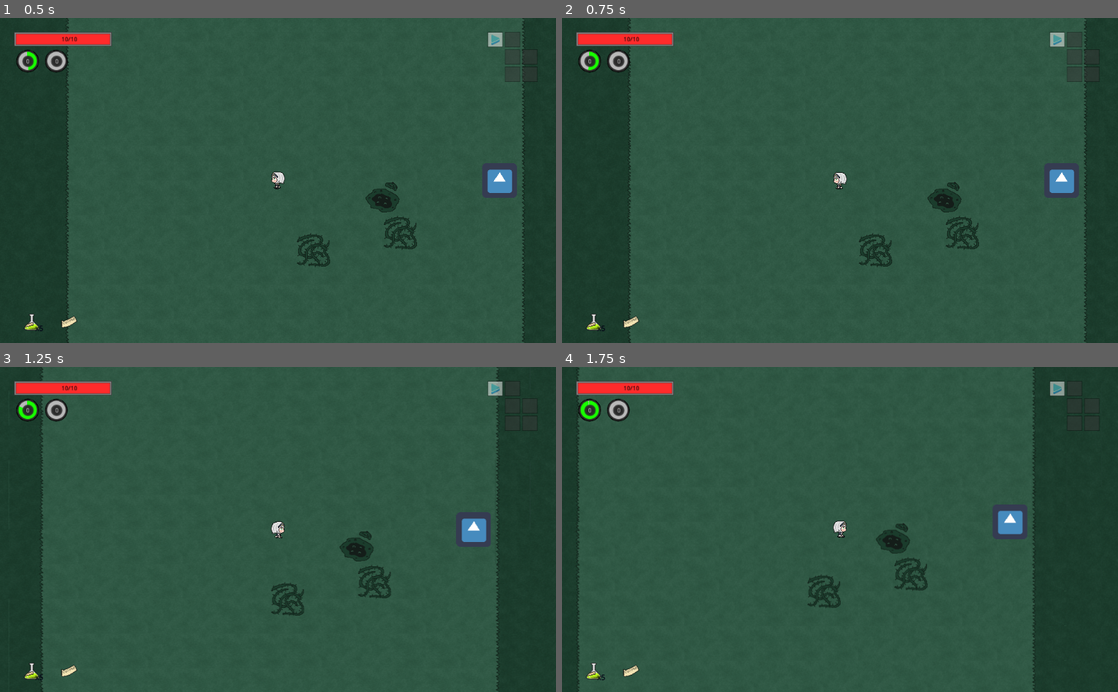
Above: before the commit, frames 1-4 (two rows, left to right).
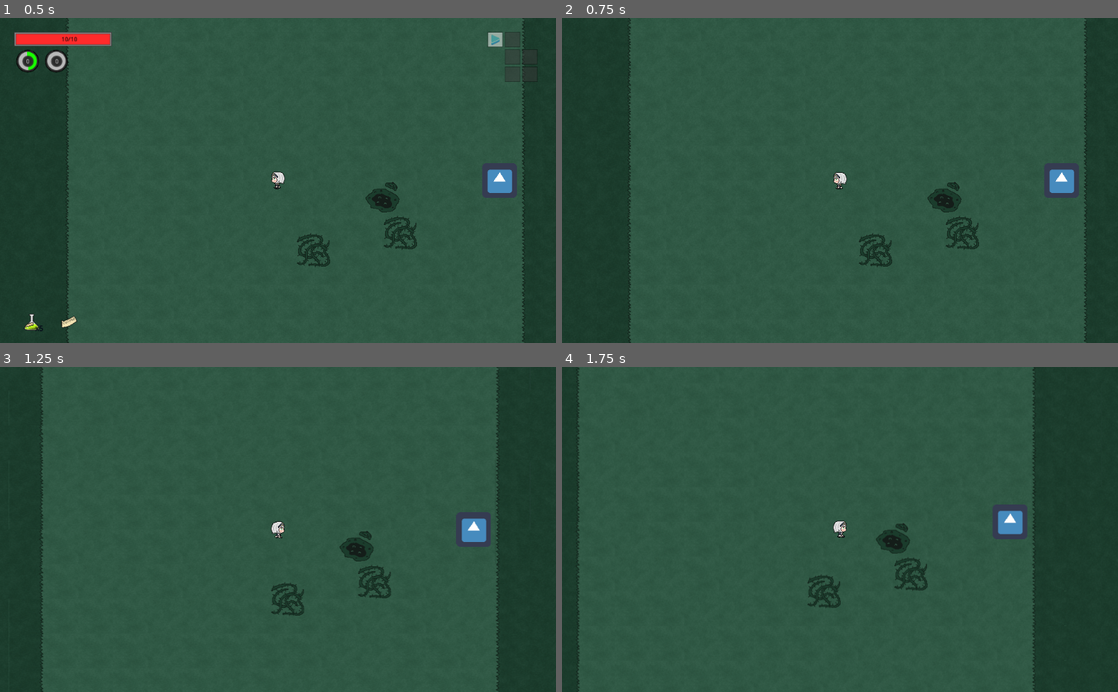
Above: after the commit, the same moments.

Repository: inazumaron/holo_world
Game: Godot game, scene res://levels/level_handler.tscn
The game is run twice, just before and just after one commit, with the same random seed, the same clock (stepped at 60 frames per second) and the same inputs. This scene is started directly instead of the project's main scene. The engine's default icon, where the game draws it, is replaced by a stand-in: a white triangle on a blue panel in a dark square.
Inputs (mouse positions are in pixels of both pictures, inside the frame that each line leads up to):
- Up to frame 1 (0.5 s): no input
- Up to frame 2 (0.75 s): tap Enter (ui_accept) at 0.5 s; move the mouse to (962, 164) at 0.52 s; press the mouse at (962, 164) at 0.53 s; hold Right (ui_right) from 0.53 s (still down)
- Up to frame 3 (1.25 s): keep holding Right (ui_right); tap Enter (ui_accept) at 0.77, 0.8, 1.07 s
- Up to frame 4 (1.75 s): move the mouse to (728, 545) at 1.27 s; release Right (ui_right) at 1.28 s; release the mouse at (728, 545) at 1.28 s; hold Down (ui_down) from 1.28 s (still down); tap Enter (ui_accept) at 1.35, 1.52 s; click (728, 545) at 1.55 s

Frame 1 is identical in both runs. In frame 2, 1.4% of the frame differs, in the area x 2-95%, y 4-97%; in frame 3, 1.4%; in frame 4, 1.4%, in the area x 2-91%, y 4-97%.

Commit message:
level up ui now sends blank buff to active character

Diff:
--- a/enemies/gy_zombie_basic.tscn
+++ b/enemies/gy_zombie_basic.tscn
@@ -22,6 +22,21 @@
 flags = 4
 atlas = ExtResource( 1 )
 region = Rect2( 96, 0, 32, 32 )
+
+[sub_resource type="AtlasTexture" id=5]
+flags = 4
+atlas = ExtResource( 1 )
+region = Rect2( 0, 64, 32, 32 )
+
+[sub_resource type="AtlasTexture" id=6]
+flags = 4
+atlas = ExtResource( 1 )
+region = Rect2( 32, 64, 32, 32 )
+
+[sub_resource type="AtlasTexture" id=7]
+flags = 4
+atlas = ExtResource( 1 )
+region = Rect2( 64, 64, 32, 32 )
 
 [sub_resource type="AtlasTexture" id=8]
 flags = 4
@@ -103,26 +118,16 @@
 atlas = ExtResource( 1 )
 region = Rect2( 160, 32, 32, 32 )
 
-[sub_resource type="AtlasTexture" id=5]
-flags = 4
-atlas = ExtResource( 1 )
-region = Rect2( 0, 64, 32, 32 )
-
-[sub_resource type="AtlasTexture" id=6]
-flags = 4
-atlas = ExtResource( 1 )
-region = Rect2( 32, 64, 32, 32 )
-
-[sub_resource type="AtlasTexture" id=7]
-flags = 4
-atlas = ExtResource( 1 )
-region = Rect2( 64, 64, 32, 32 )
-
 [sub_resource type="SpriteFrames" id=24]
 animations = [ {
 "frames": [ SubResource( 1 ), SubResource( 2 ), SubResource( 3 ), SubResource( 4 ) ],
 "loop": true,
 "name": "idle",
+"speed": 5.0
+}, {
+"frames": [ SubResource( 5 ), SubResource( 6 ), SubResource( 7 ) ],
+"loop": true,
+"name": "damage",
 "speed": 5.0
 }, {
 "frames": [ SubResource( 8 ), SubResource( 9 ), SubResource( 10 ), SubResource( 11 ) ],
@@ -131,18 +136,13 @@
 "speed": 5.0
 }, {
 "frames": [ SubResource( 12 ), SubResource( 13 ), SubResource( 14 ), SubResource( 15 ), SubResource( 16 ), SubResource( 17 ) ],
-"loop": true,
+"loop": false,
 "name": "appear",
 "speed": 5.0
 }, {
 "frames": [ SubResource( 18 ), SubResource( 19 ), SubResource( 20 ), SubResource( 21 ), SubResource( 22 ), SubResource( 23 ) ],
 "loop": true,
 "name": "walk",
-"speed": 5.0
-}, {
-"frames": [ SubResource( 5 ), SubResource( 6 ), SubResource( 7 ) ],
-"loop": true,
-"name": "damage",
 "speed": 5.0
 } ]
 
--- a/levels/level_handler.gd
+++ b/levels/level_handler.gd
@@ -56,6 +56,7 @@
 var dialogue_playing = false
 var recruiting = false
 var recruit_obj
+var levelUp_UI = null
 
 func _ready():
 	char_base = GameHandler.get_char_path(GameHandler.main_char)
@@ -113,6 +114,23 @@
 		if !active_room.dialogue_playing:
 			unpause()
 			dialogue_playing = false
+
+	if levelUp_UI != null:
+		if levelUp_UI.skill_selected:
+			var temp_skill_data = levelUp_UI.selected_data
+			print("applying level up buff ",temp_skill_data)
+			BuffHandler.add_buff({"name": temp_skill_data["name"], "buffs":temp_skill_data["effects"]})
+			levelUp_UI.queue_free()
+			levelUp_UI = null
+			#return current camera to player
+			var temp = GameHandler.get_active_char()
+			if temp == character.CODE:
+				character.setCamera(true)
+			elif temp == char2.CODE:
+				char2.setCamera(true)
+			else:
+				char3.setCamera(true)
+			unpause()
 
 func generate_room():
 	active_room = room_base.instance()
@@ -323,12 +341,15 @@
 	active_room.pause()
 	if character.CODE == active_char:
 		character.ACTIVE = false
+		character.toggle_ui(false)
 	if char2 != null:
 		if char2.CODE == active_char:
 			char2.ACTIVE = false
+			char2.toggle_ui(false)
 	if char3 != null:
 		if char3.CODE == active_char:
 			char3.ACTIVE = false
+			char3.toggle_ui(false)
 	paused = true
 	ItemHandler.set_process(false)
 	print("paused")
@@ -338,12 +359,15 @@
 	active_room.unpause()
 	if character.CODE == active_char:
 		character.ACTIVE = true
+		character.toggle_ui(true)
 	if char2 != null:
 		if char2.CODE == active_char:
 			char2.ACTIVE = true
+			char2.toggle_ui(true)
 	if char3 != null:
 		if char3.CODE == active_char:
 			char3.ACTIVE = true
+			char3.toggle_ui(true)
 	paused = false
 	ItemHandler.set_process(true)
 	print("resumed")
@@ -438,8 +462,9 @@
 		return char3.SKILL_LIST
 
 func level_up_ui(code, level):
-	var levelUp_UI = level_up_base.instance()
+	levelUp_UI = level_up_base.instance()
 	levelUp_UI.code = code
+	#levelUp_UI.preloaded_textures = textures
 	levelUp_UI.curr_skills = get_char_skill_list(code)
 	levelUp_UI.level = level
 	pause()
--- a/obj/buff_handler.gd
+++ b/obj/buff_handler.gd
@@ -349,6 +349,7 @@
 
 #Add buff to main character, usually from item usage
 func add_buff(buff):
+	print("adding buff: ",buff)
 	#Get target character, will only add, effects will be applied with sec timer
 	for i in char_nodes:
 		if i["node"].CODE == GameHandler.get_active_char():
--- a/obj/data.gd
+++ b/obj/data.gd
@@ -82,6 +82,7 @@
 	var data = [] + get_data(code)
 	var req_list = []
 	var alt_list = []
+	var possible_skills = []
 	for skill in curr_skills:
 		req_list.append(skill["req"])
 		alt_list.append(skill["alt"])
@@ -102,15 +103,15 @@
 				if alt in alt_list:
 					alt_have = true
 					break
-		if !level_correct or !reqs_have or alt_have:
-			data.erase(skill)
-	if data.size() <= count:
-		return data
+		if level_correct and reqs_have and !alt_have:
+			possible_skills.append(skill)
+	if possible_skills.size() <= count:
+		return possible_skills
 	var temp_skill_list = {}
 	while(temp_skill_list.size() < count):
-		var i = randi()%data.size()
-		if !(data[i]["name"] in skill_list):
-			temp_skill_list[data[i]["name"]] = data[i]
+		var i = randi()%possible_skills.size()
+		if !(possible_skills[i]["name"] in skill_list):
+			temp_skill_list[possible_skills[i]["name"]] = possible_skills[i]
 	for skill in temp_skill_list:
 		skill_list.append(temp_skill_list[skill].duplicate())
 	return skill_list
--- a/obj/game_handler.gd
+++ b/obj/game_handler.gd
@@ -5,6 +5,10 @@
 	"130": preload("res://player/130_Flare.tscn"),
 	"132": preload("res://player/132_Noel.tscn"),
 	"133": preload("res://player/133_Pekora.tscn")
+}
+
+const skill_textures = {
+
 }
 
 #Character related data
@@ -22,7 +26,7 @@
 var co_char_2_stats = main_char_stats.duplicate(true)
 var co_char_2_level = {"EXP":0, "LVL":1}
 
-const xp_vals = [100, 150, 225, 325, 450, 575, 725, 900, 1100, 1350]
+const xp_vals = [5, 150, 225, 325, 450, 575, 725, 900, 1100, 1350]
 	#needed amount of xp to level up, index indicate current level + 1
 	#xp given by enemy scales with their costs, boss gives 100 + (level - 1) * 50
 
@@ -293,3 +297,28 @@
 
 func set_main_char(x):
 	main_char = x
+
+#==============================================  misc functions
+func get_all_files(path: String, file_ext := "", files := []):
+	var dir = Directory.new()
+
+	if dir.open(path) == OK:
+		dir.list_dir_begin(true, true)
+
+		var file_name = dir.get_next()
+
+		while file_name != "":
+			if dir.current_is_dir():
+				files = get_all_files(dir.get_current_dir().plus_file(file_name), file_ext, files)
+			else:
+				if file_ext and file_name.get_extension() != file_ext:
+					file_name = dir.get_next()
+					continue
+
+				files.append(file_name)
+
+			file_name = dir.get_next()
+	else:
+		print("An error occurred when trying to access %s." % path)
+
+	return files
--- a/obj/levelUp_UI.gd
+++ b/obj/levelUp_UI.gd
@@ -6,9 +6,12 @@
 var level
 var title = ""
 var desc = ""
-const bbHead = "<center><b>"
-const bbfoot = "</b></center>"
+const bbHead = ""
+const bbfoot = ""
+var preloaded_textures
 var selected = 0		#-1 - none selected, 0 - 1, 1 - 2, 3 - 3 selected
+var skill_selected = false
+var selected_data
 
 const sprite_locs = [	#Format is start vector, end vector x 3
 	Vector2(-271,-140), Vector2(-145,-10),
@@ -16,7 +19,9 @@
 	Vector2(137, -140), Vector2(265, -10)]
 
 func _ready():
+	z_index = 2
 	options = Database.get_random_skills(3,code, curr_skills, level)
+	#set_data()		- currently need to first preload textures, check bugs
 
 func _process(delta):
 	var posCheck = is_hovering()
@@ -24,6 +29,20 @@
 		title = options[posCheck]["name"]
 		desc = options[posCheck]["desc"]
 		set_text()
+
+	if Input.is_action_pressed("mouse_click"):
+		if posCheck == 0:
+			selected = 0
+			selected_data = options[0]
+			skill_selected = true
+		if posCheck == 1:
+			selected = 1
+			selected_data = options[1]
+			skill_selected = true
+		if posCheck == 2:
+			selected = 2
+			selected_data = options[2]
+			skill_selected = true
 
 func set_text():
 	$"Title Text".set_bbcode(bbHead + title + bbfoot)
@@ -37,11 +56,10 @@
 		if mouse.x > sprite_locs[i*2].x and mouse.x < sprite_locs[(i*2)+1].x:
 			return i
 
-func set_data(data):
-	options = data
-	$S1.texture = "res://resc/skills" + options[0]["name"] + ".png"
-	$S2.texture = "res://resc/skills" + options[1]["name"] + ".png"
-	$S3.texture = "res://resc/skills" + options[2]["name"] + ".png"
+func set_data():
+	$S1.texture = "res://resc/skills/" + options[0]["name"] + ".png"
+	$S2.texture = "res://resc/skills/" + options[1]["name"] + ".png"
+	$S3.texture = "res://resc/skills/" + options[2]["name"] + ".png"
 
 func setCamera(x):
 	$Camera2D.current = x
--- a/obj/levelUp_UI.tscn
+++ b/obj/levelUp_UI.tscn
@@ -1,9 +1,31 @@
-[gd_scene load_steps=5 format=2]
+[gd_scene load_steps=12 format=2]
 
 [ext_resource path="res://obj/levelUp_UI.gd" type="Script" id=1]
 [ext_resource path="res://resc/skills/Chain reaction.png" type="Texture" id=2]
 [ext_resource path="res://resc/skills/Arsonist.png" type="Texture" id=3]
 [ext_resource path="res://resc/skills/Bigger bombs.png" type="Texture" id=4]
+[ext_resource path="res://resc/arial.ttf" type="DynamicFontData" id=5]
+
+[sub_resource type="DynamicFont" id=1]
+size = 60
+font_data = ExtResource( 5 )
+
+[sub_resource type="Theme" id=2]
+default_font = SubResource( 1 )
+
+[sub_resource type="DynamicFont" id=3]
+size = 60
+font_data = ExtResource( 5 )
+
+[sub_resource type="DynamicFont" id=4]
+font_data = ExtResource( 5 )
+
+[sub_resource type="DynamicFont" id=5]
+size = 45
+font_data = ExtResource( 5 )
+
+[sub_resource type="Theme" id=6]
+default_font = SubResource( 5 )
 
 [node name="Node2D" type="Node2D"]
 scale = Vector2( 0.5, 0.5 )
@@ -26,12 +48,18 @@
 margin_top = 11.8962
 margin_right = 225.0
 margin_bottom = 110.896
+theme = SubResource( 2 )
+custom_fonts/mono_font = SubResource( 3 )
+custom_fonts/bold_italics_font = SubResource( 4 )
+bbcode_enabled = true
+scroll_active = false
 
 [node name="Desc Text" type="RichTextLabel" parent="."]
 margin_left = -445.0
 margin_top = 143.345
 margin_right = 446.0
 margin_bottom = 282.345
+theme = SubResource( 6 )
 bbcode_enabled = true
 
 [node name="Camera2D" type="Camera2D" parent="."]
--- a/obj/level_hazards.tscn
+++ b/obj/level_hazards.tscn
@@ -8,15 +8,15 @@
 atlas = ExtResource( 1 )
 region = Rect2( 448, 192, 64, 64 )
 
+[sub_resource type="AtlasTexture" id=4]
+flags = 4
+atlas = ExtResource( 1 )
+region = Rect2( 448, 256, 64, 64 )
+
 [sub_resource type="AtlasTexture" id=2]
 flags = 4
 atlas = ExtResource( 1 )
 region = Rect2( 384, 256, 64, 64 )
-
-[sub_resource type="AtlasTexture" id=4]
-flags = 4
-atlas = ExtResource( 1 )
-region = Rect2( 448, 256, 64, 64 )
 
 [sub_resource type="AtlasTexture" id=3]
 flags = 4
@@ -30,14 +30,14 @@
 "name": "gy_vines_2",
 "speed": 5.0
 }, {
+"frames": [ SubResource( 4 ) ],
+"loop": true,
+"name": "gy_swamp_2",
+"speed": 5.0
+}, {
 "frames": [ SubResource( 2 ) ],
 "loop": true,
 "name": "gy_swamp_1",
-"speed": 5.0
-}, {
-"frames": [ SubResource( 4 ) ],
-"loop": true,
-"name": "gy_swamp_2",
 "speed": 5.0
 }, {
 "frames": [ SubResource( 3 ) ],
--- a/obj/z_misc details.gd
+++ b/obj/z_misc details.gd
@@ -76,10 +76,10 @@
 ]
 
 #to do
-#item usage bigger sfx on use
-#Flare piercing arrow
-#Pekora drop TNT
 #randomize obstacles
 
-#last thing done
-#data.gd bug, reqs_list seems to be NiL
+#Current bugs
+#	Level up buffs will be given to ACTIVE character. So for future implementation for shared xp, deal with this one first
+#		Affected scripts are: Game handler and level handler
+#	Level up textures will need to preload, as of writing, godot.org is down so leaving this later
+#		Goal, recursively preload skill folder for ease in adding files in the future
--- a/player/130_Flare.gd
+++ b/player/130_Flare.gd
@@ -264,3 +264,8 @@
 		add_child(bhp)
 		bhp.position = Vector2(0, 250)
 	return bhp
+
+func toggle_ui(x):
+	ui.visible = x
+	item.visible = x
+	minimap.visible = x
--- a/player/132_Noel.gd
+++ b/player/132_Noel.gd
@@ -264,3 +264,8 @@
 		add_child(bhp)
 		bhp.position = Vector2(0, 250)
 	return bhp
+
+func toggle_ui(x):
+	ui.visible = x
+	item.visible = x
+	minimap.visible = x
--- a/player/133_Pekora.gd
+++ b/player/133_Pekora.gd
@@ -265,3 +265,8 @@
 		add_child(bhp)
 		bhp.position = Vector2(0, 250)
 	return bhp
+
+func toggle_ui(x):
+	ui.visible = x
+	item.visible = x
+	minimap.visible = x
